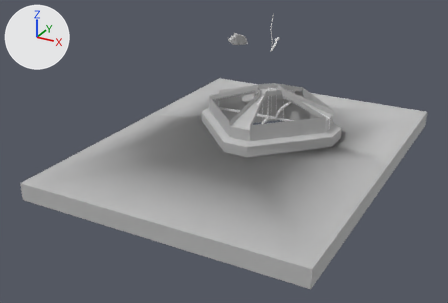
Two versions of the FBX model Horror-game_proj/Assets/Main/Props/UnfinishedProps/Roof.fbx, one commit apart.
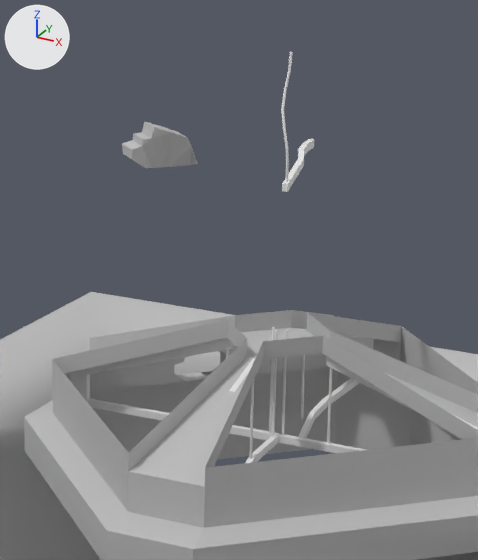
Old and new are each drawn whole from a camera (50 mm lens) standing at (33.4, -68.5, 31.9) and looking at (-1.7, -4.8, 0.0) and again close up on the part from 44% to 72% of the width and 0% to 50% of the height. Lighting does not change. The marker at upper left points along +X, +Y and +Z. Where no turn or scale is listed for an object, it has been applied to the vertices.
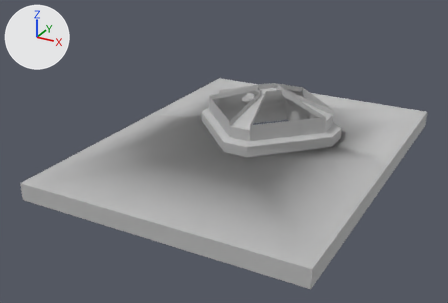
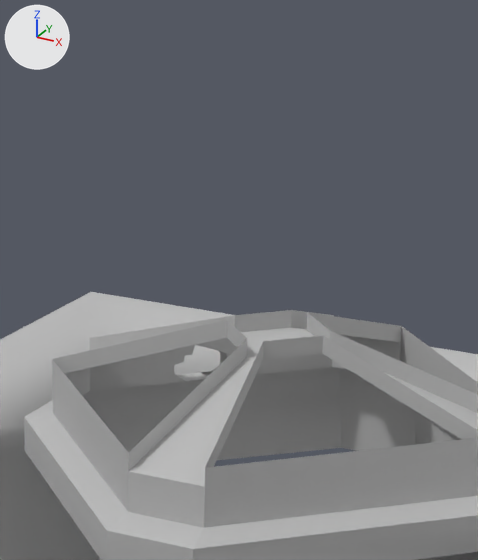
Diff of the bpy script that builds the scene:
```diff
--- a/Horror-game_proj/Assets/Main/Props/UnfinishedProps/Roof.fbx.py
+++ b/Horror-game_proj/Assets/Main/Props/UnfinishedProps/Roof.fbx.py
@@ ob_cube_000 @@
-ob_cube_000 = bpy.data.objects.new('Cube.000', me_cube_016)
-ob_cube_000.location = (0.03, 5.3, 13.73)
@@ ob_pplane1_001 @@
-ob_pplane1_001 = bpy.data.objects.new('pPlane1.001', me_untitled_001)
-ob_pplane1_001.location = (0.0, 0.0, 0.0)
@@ ob_cube_002 @@
-ob_cube_002 = bpy.data.objects.new('Cube.002', me_cube_008)
-ob_cube_002.location = (0.08, 12.78, 1.96)
@@ ob_cube_004 @@
-ob_cube_004 = bpy.data.objects.new('Cube.004', me_cube_006)
-ob_cube_004.location = (7.78, 5.04, 1.96)
```

Where the change shows, as pixel boxes [x1, y1, x2, y2] in the close-ups (478 x 560 px):
'Cube.004', deleted
    before: [70, 327, 478, 453]
'pPlane1.001', deleted
    before: [122, 121, 198, 168]
'Cube.002', deleted
    before: [214, 328, 374, 466]
'Cube.000', deleted
    before: [281, 52, 314, 192]
